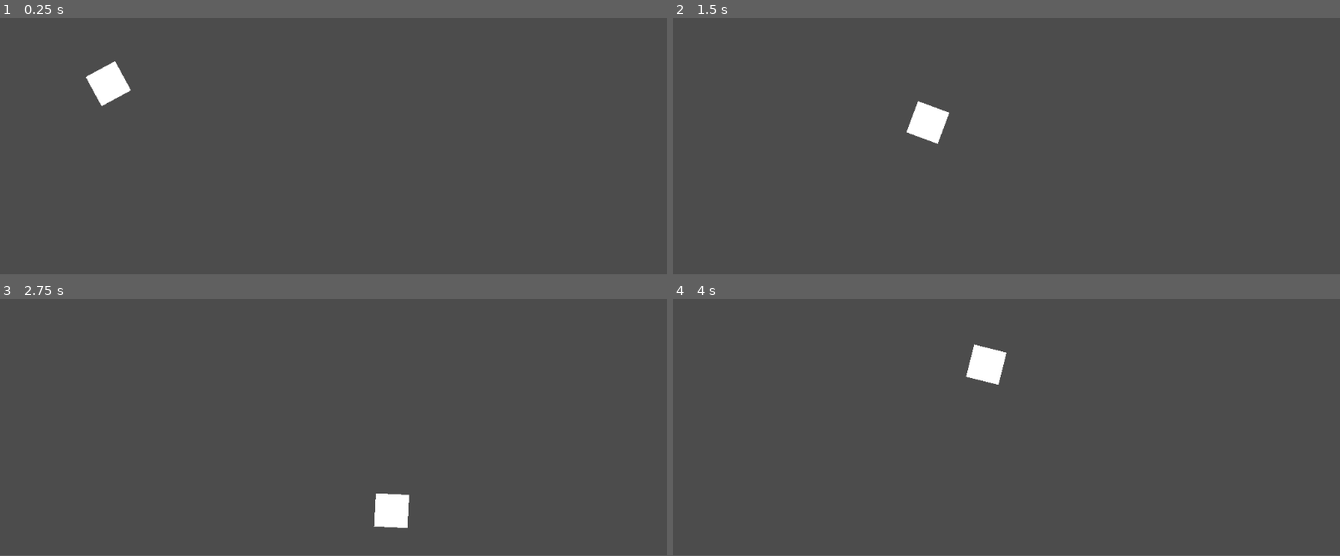
Above: before the commit, frames 1-4 (two rows, left to right).
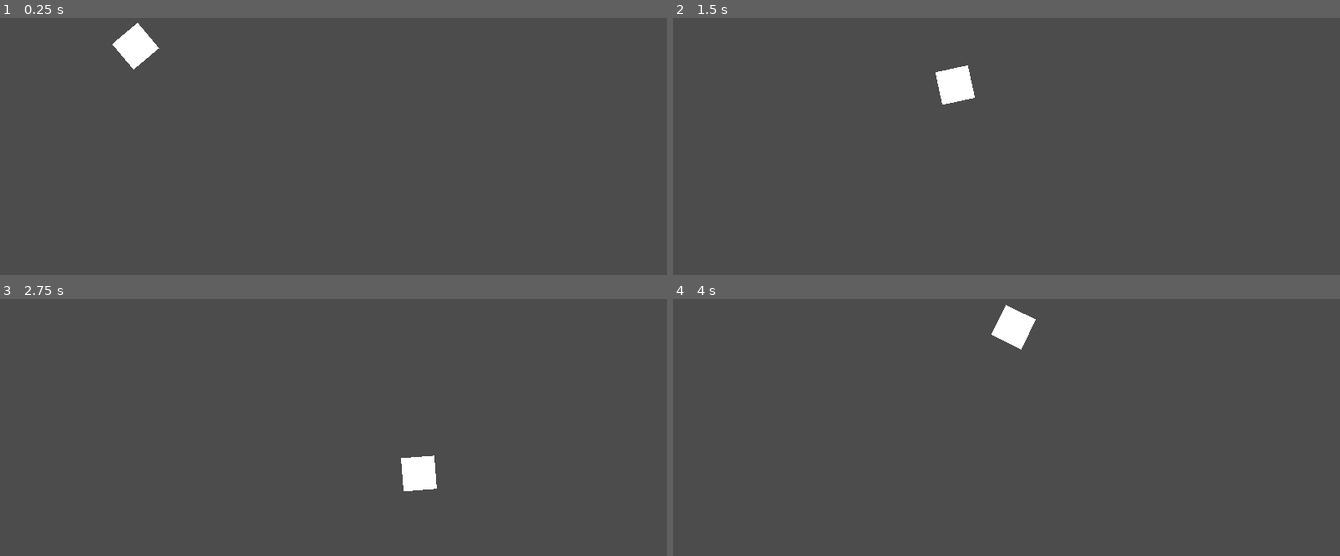
Above: after the commit, the same moments.

Repository: Andrew-Bubar/Steam-Punk-Shooter
Game: Godot game, scene res://Drew/Scenes/TestScene.tscn
Same seed, same stepped clock (60 frames per second), same inputs: the game is played once before the commit and once after it. The engine's default icon, where the game draws it, is replaced by a stand-in: a white triangle on a blue panel in a dark square.
Inputs (mouse positions are in pixels of both pictures, inside the frame that each line leads up to):
- Up to frame 1 (0.25 s): no input
- Up to frame 2 (1.5 s): tap Enter at 0.5 s; move the mouse to (1153, 59) at 0.52 s; press the mouse at (1153, 59) at 0.53 s; hold D (right) 0.53-1.28 s; move the mouse to (873, 100) at 1.27 s; release the mouse at (873, 100) at 1.28 s; hold S (down) from 1.28 s (still down); click (873, 100) at 1.35 s
- Up to frame 3 (2.75 s): move the mouse to (outside the picture) at 2.02 s; release S (down) at 2.03 s; press the mouse at (outside the picture) at 2.03 s; hold D (right) from 2.03 s (still down)
- Up to frame 4 (4 s): move the mouse to (973, 437) at 2.77 s; release D (right) at 2.78 s; release the mouse at (973, 437) at 2.78 s; hold W (up) 2.78-3.53 s; click (973, 437) at 2.85 s; move the mouse to (1206, 419) at 3.52 s; press the mouse at (1206, 419) at 3.53 s; hold A (left) from 3.53 s (still down)
The window is 800x468 before the commit and 800x469 after it. Grey fills any space a smaller window leaves; there, only what the larger window draws over its background counts as a difference.

The runs differ from the first frame. In frame 1, 1.3% of the frame differs, in the area x 12-24%, y 1-35%; in frame 2, 1.3%; in frame 3, 1.3%; in frame 4, 1.3%.

Commit message:
Bullets and Gun
Added bullets and the ability to shoot

Diff:
--- /dev/null
+++ b/SteamPunkShooter/Drew/Code/bullet.gd
@@ -0,0 +1,15 @@
+extends Area2D
+
+export (int) var speed
+
+#setting direction
+var dir := Vector2.ZERO
+
+func set_dir(dir: Vector2):
+	self.dir = dir
+
+func _process(delta: float) -> void:
+	if dir != Vector2.ZERO:
+		var velocity = dir * speed
+
+		global_position += velocity
--- a/SteamPunkShooter/Drew/Code/movement.gd
+++ b/SteamPunkShooter/Drew/Code/movement.gd
@@ -1,11 +1,27 @@
 extends KinematicBody2D
 
 #what this will be showing?
-export (int) var speed = 200
+export (int) var Speed
+export (int) var Ammo
+export (PackedScene) var Bullet
+
+onready var endOfGun = $EndOfGun
 
 var velocity = Vector2()
 
 var isShooting = false
+
+func shoot():
+	var bullet_init = Bullet.instance()
+	add_child(bullet_init)
+	bullet_init.global_position = endOfGun.global_position
+
+	var target = get_global_mouse_position()
+	var dir_to_mouse = bullet_init.global_position.direction_to(target).normalized()
+
+	bullet_init.set_dir(dir_to_mouse)
+
+	Ammo -= 1
 
 func getInput():
 
@@ -25,12 +41,12 @@
 	if Input.is_action_pressed("right"):
 		velocity.x += 1
 
-	if Input.is_action_pressed("shoot"):
-		isShooting = true
-	else:
-		isShooting = false
+	velocity = velocity.normalized() * Speed
 
-	velocity = velocity.normalized() * speed
+
+func _unhandled_input(event):
+	if event.is_action_pressed("shoot") and Ammo > 0:
+		shoot()
 
 func _physics_process(delta):
 	getInput()
--- /dev/null
+++ b/SteamPunkShooter/Drew/Prefabs/bullet.tscn
@@ -0,0 +1,19 @@
+[gd_scene load_steps=4 format=2]
+
+[ext_resource path="res://icon.png" type="Texture" id=1]
+[ext_resource path="res://Drew/Code/bullet.gd" type="Script" id=2]
+
+[sub_resource type="RectangleShape2D" id=1]
+extents = Vector2( 30, 30 )
+
+[node name="bullet" type="Area2D"]
+script = ExtResource( 2 )
+speed = 100
+
+[node name="CollisionShape2D" type="CollisionShape2D" parent="."]
+scale = Vector2( 1.00117, 1.03262 )
+shape = SubResource( 1 )
+
+[node name="Sprite" type="Sprite" parent="."]
+scale = Vector2( 0.5, 0.5 )
+texture = ExtResource( 1 )
--- /dev/null
+++ b/SteamPunkShooter/Drew/Prefabs/player.tscn
@@ -0,0 +1,27 @@
+[gd_scene load_steps=5 format=2]
+
+[ext_resource path="res://Drew/Code/movement.gd" type="Script" id=1]
+[ext_resource path="res://Drew/TempArt/testSprite.jpg" type="Texture" id=2]
+[ext_resource path="res://Drew/Prefabs/bullet.tscn" type="PackedScene" id=3]
+
+[sub_resource type="RectangleShape2D" id=1]
+extents = Vector2( 132.074, 129.623 )
+
+[node name="player" type="KinematicBody2D"]
+position = Vector2( 208, 248 )
+scale = Vector2( 0.2, 0.2 )
+script = ExtResource( 1 )
+Speed = 300
+Ammo = 5
+Bullet = ExtResource( 3 )
+
+[node name="sprite" type="Sprite" parent="."]
+position = Vector2( -0.630005, 0.629944 )
+texture = ExtResource( 2 )
+
+[node name="CollisionShape2D" type="CollisionShape2D" parent="."]
+position = Vector2( -2.2674, 2.38831 )
+shape = SubResource( 1 )
+
+[node name="EndOfGun" type="Position2D" parent="."]
+position = Vector2( 252.751, -10.5946 )
--- a/SteamPunkShooter/Drew/Scenes/TestScene.tscn
+++ b/SteamPunkShooter/Drew/Scenes/TestScene.tscn
@@ -1,28 +1,14 @@
-[gd_scene load_steps=4 format=2]
+[gd_scene load_steps=2 format=2]
 
-[ext_resource path="res://Drew/TempArt/testSprite.jpg" type="Texture" id=1]
-[ext_resource path="res://Drew/Code/movement.gd" type="Script" id=2]
-
-[sub_resource type="RectangleShape2D" id=1]
-extents = Vector2( 127.475, 126.656 )
+[ext_resource path="res://Drew/Prefabs/player.tscn" type="PackedScene" id=2]
 
 [node name="Node2D" type="Node2D"]
 
+[node name="Camera2D" type="Camera2D" parent="."]
+position = Vector2( 165.694, 306.767 )
+scale = Vector2( 0.2, 0.2 )
+smoothing_enabled = true
+
 [node name="Entities" type="Node" parent="."]
 
-[node name="player" type="KinematicBody2D" parent="Entities"]
-position = Vector2( 166.147, 306.289 )
-scale = Vector2( 0.2, 0.2 )
-script = ExtResource( 2 )
-speed = 300
-
-[node name="sprite" type="Sprite" parent="Entities/player"]
-position = Vector2( -0.630005, 0.629944 )
-texture = ExtResource( 1 )
-
-[node name="CollisionShape2D" type="CollisionShape2D" parent="Entities/player"]
-position = Vector2( -2.62244, 0.367432 )
-shape = SubResource( 1 )
-
-[node name="Camera2D" type="Camera2D" parent="Entities/player"]
-position = Vector2( -2.2674, 2.38824 )
+[node name="player" parent="Entities" instance=ExtResource( 2 )]
--- a/SteamPunkShooter/project.godot
+++ b/SteamPunkShooter/project.godot
@@ -18,6 +18,10 @@
 config/name="SteamPunkShooter"
 run/main_scene="res://Drew/Scenes/TestScene.tscn"
 config/icon="res://icon.png"
+
+[display]
+
+window/stretch/mode="2d"
 
 [input]
 
